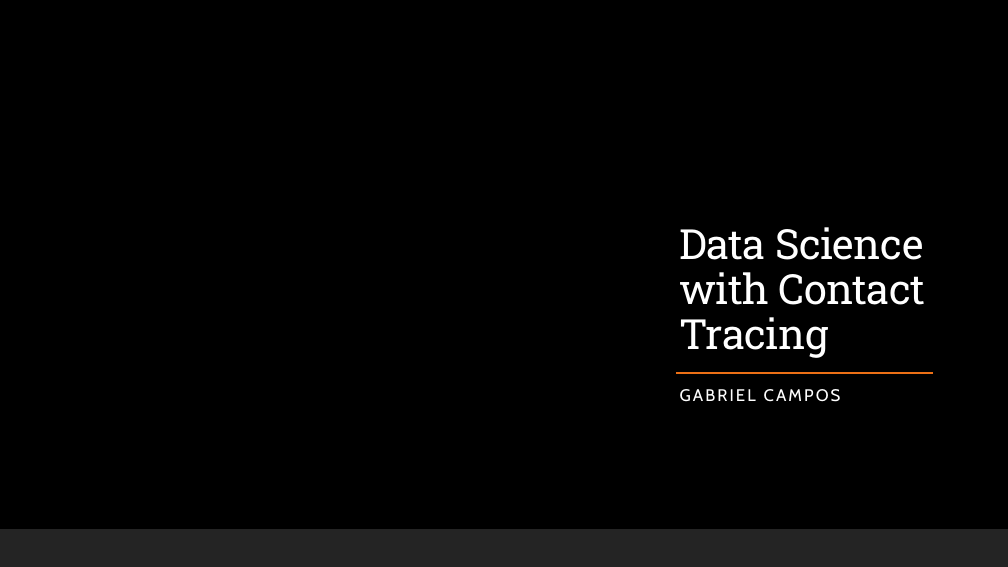
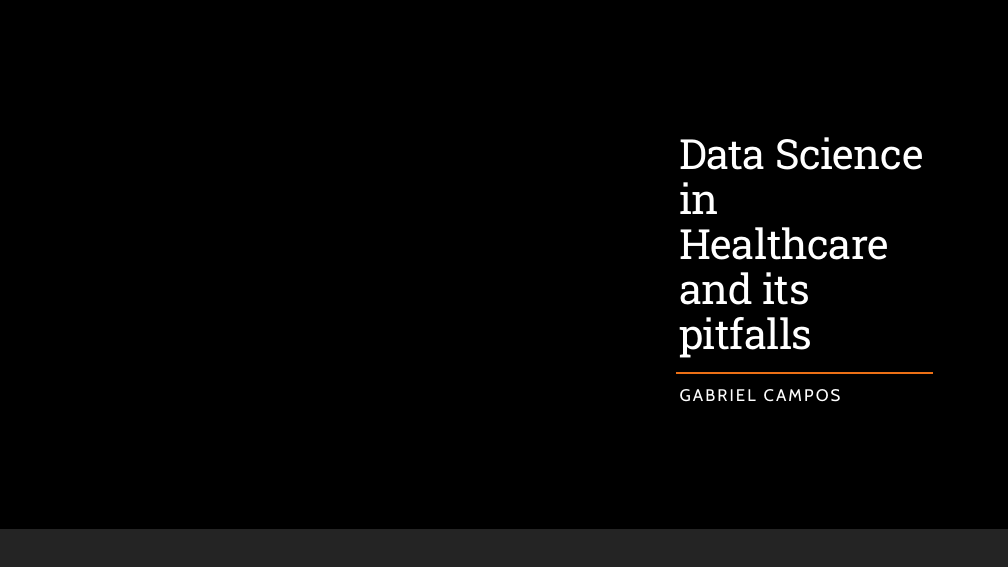
Before and after one commit to GitableGabe/DATA607Spring2021, a slide deck: slide 1 of Presentation/Data Science with Contact Tracing.pptx. Drawn at 1008x567 pixels with LibreOffice and Linux fonts; fonts in the diff are those of the drawing; background and template pictures are left out. Boxes give left, top, right and bottom in pixels: in the first picture for what was removed or moved away, otherwise in the second. Text is boxed around its words. In the diff, an @@ line names an element or a change of style, - is before the commit and + after.

```diff
--- a/Presentation/Data Science with Contact Tracing.pptx
+++ b/Presentation/Data Science with Contact Tracing.pptx
@@ title at (679,137,924,358): text changed @@
-Data Science with Contact Tracing
+Data Science in Healthcare and its pitfalls
```
Also in this commit, not shown: 1 other slide changed, 3 slides added, 3 other files.
